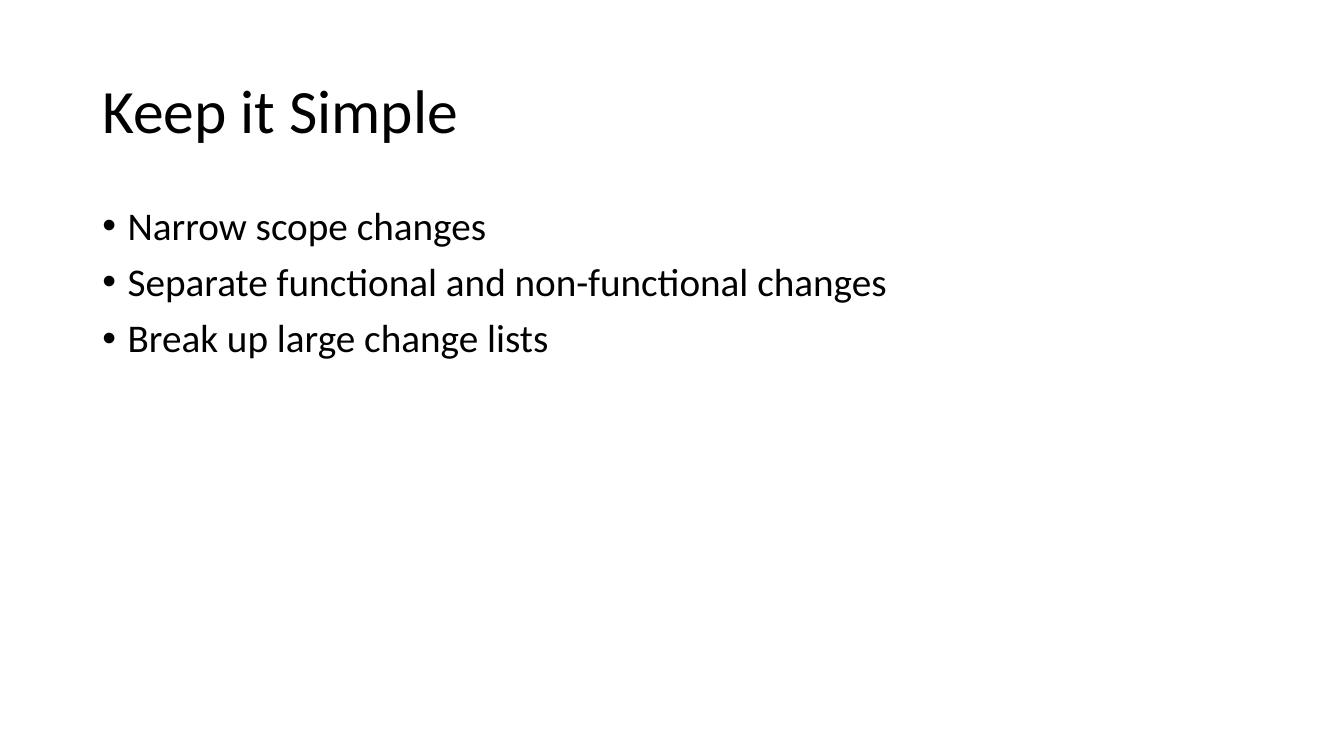
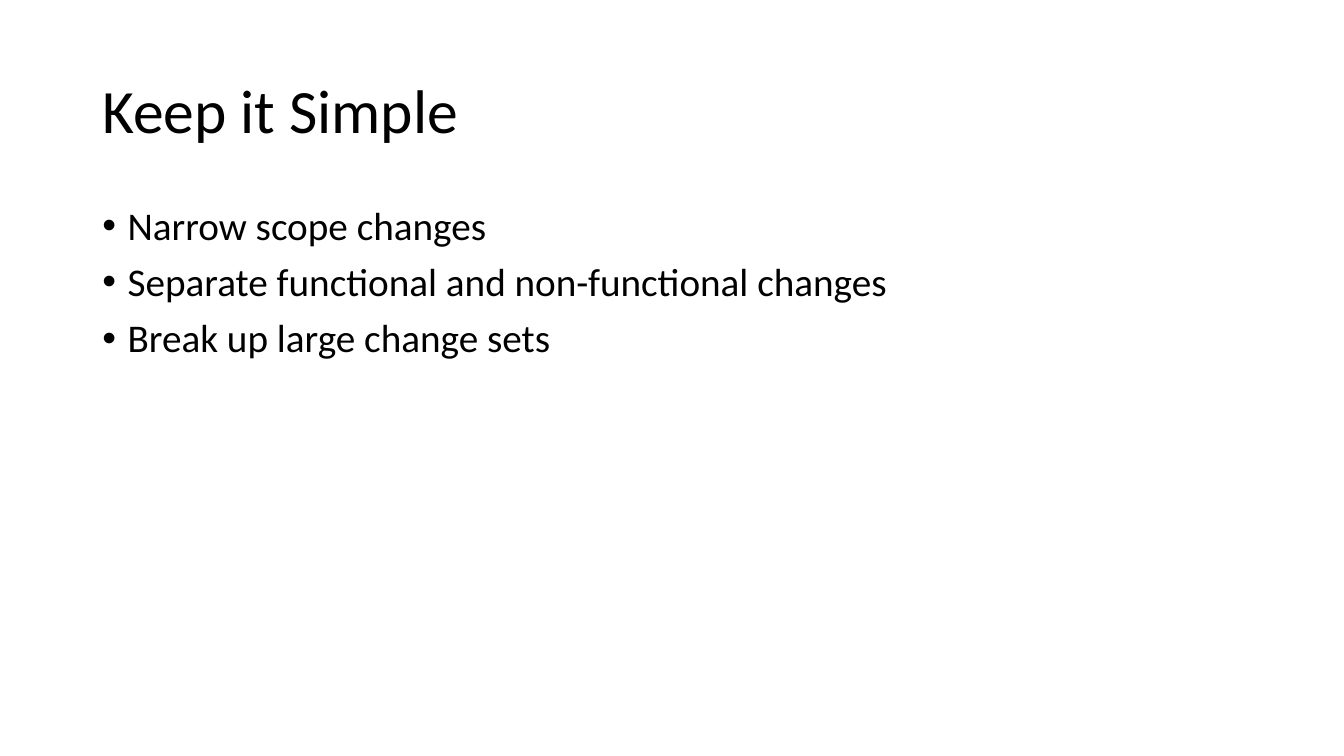
Before and after one commit to DavidGiard/Presentation-Slides, a slide deck: slide 38 of Blood-Sweat-and-Code-Reviews/Code Reviews.pptx. Drawn at 1344x756 pixels with LibreOffice and Linux fonts; fonts in the diff are those of the drawing. Boxes give left, top, right and bottom in pixels: in the first picture for what was removed or moved away, otherwise in the second. Text is boxed around its words. In the diff, an @@ line names an element or a change of style, - is before the commit and + after.

```diff
--- a/Blood-Sweat-and-Code-Reviews/Code Reviews.pptx
+++ b/Blood-Sweat-and-Code-Reviews/Code Reviews.pptx
@@ text at (128, 324, 550, 359): text changed @@
-• Break up large change lists
+• Break up large change sets
```
Also in this commit, not shown: 7 other slides changed.
